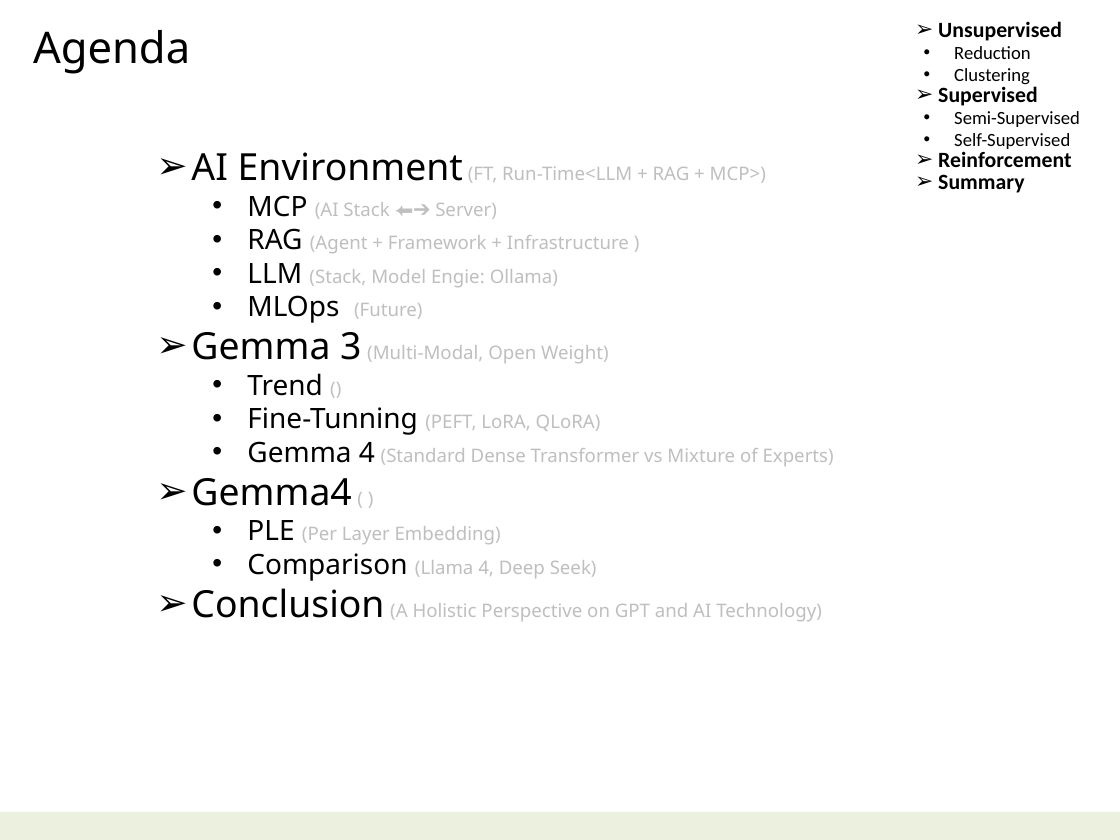
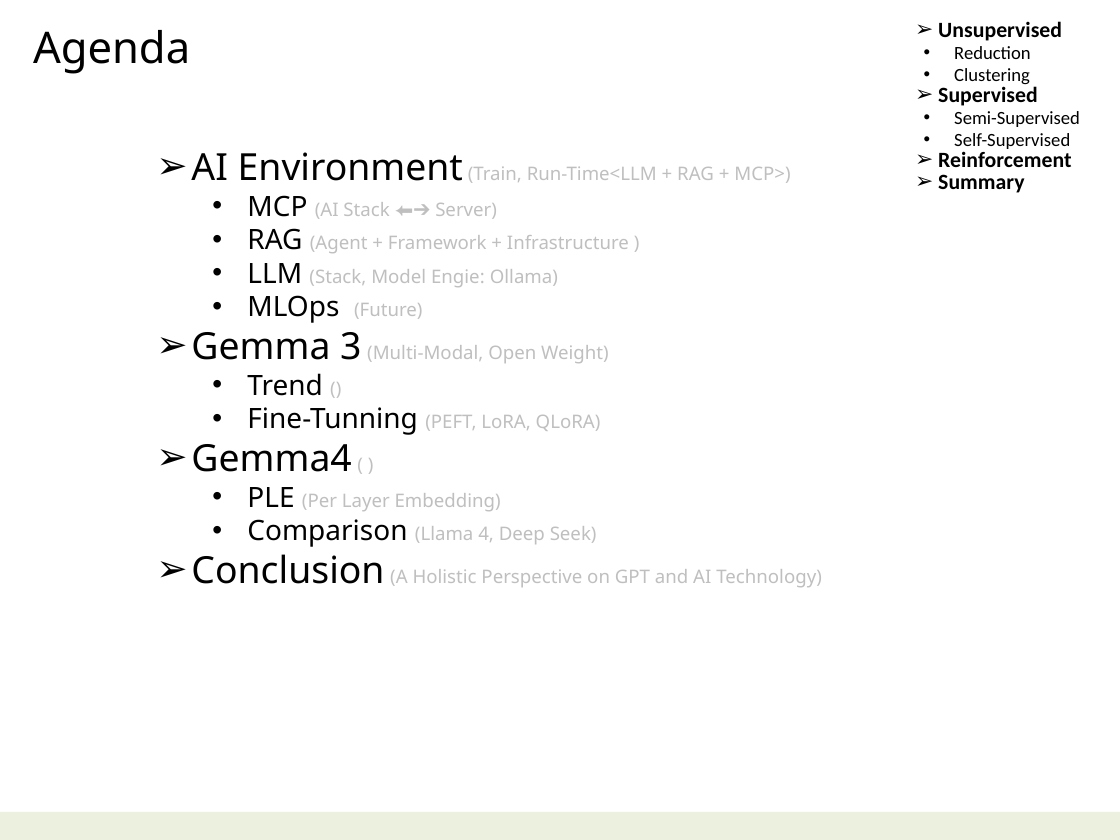
Before and after one commit to navibator/crazy-ai, a slide deck: slide 2 of ai-gemma.pptx. Drawn at 1120x840 pixels with LibreOffice and Linux fonts; fonts in the diff are those of the drawing. Boxes give left, top, right and bottom in pixels: in the first picture for what was removed or moved away, otherwise in the second. Text is boxed around its words. In the diff, an @@ line names an element or a change of style, - is before the commit and + after.

```diff
--- a/ai-gemma.pptx
+++ b/ai-gemma.pptx
@@ text at (191, 152, 790, 183): text changed @@
-➢ AI Environment (FT, Run-Time<LLM + RAG + MCP>)
+➢ AI Environment (Train, Run-Time<LLM + RAG + MCP>)
@@ text at (247, 441, 834, 466): paragraph removed @@
-  • Gemma 4 (Standard Dense Transformer vs Mixture of Experts)
```
Also in this commit, not shown: 6 other slides changed, 1 slide removed, 18 other files.
